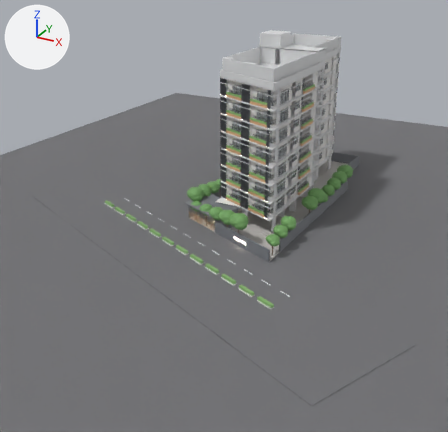
The Blender file outputs/vibgyor.blend: old version first, new version second.
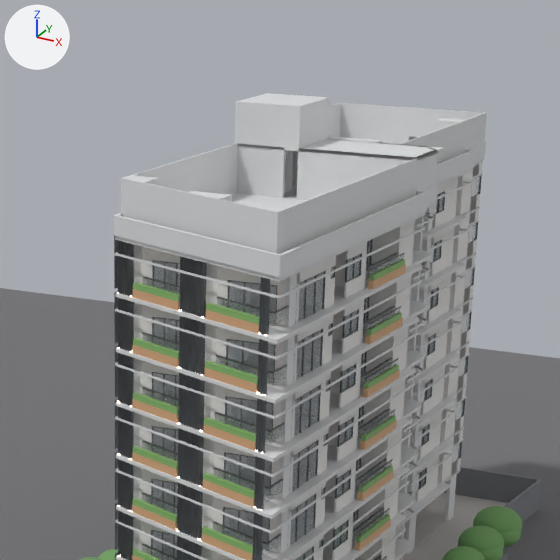
The first picture shows the older version from a 50 mm camera at (51.9, -85.9, 44.9) aimed at (5.2, -0.9, 2.4). The close-ups show the older and then the newer version on the part from 41% to 82% of the width and 0% to 42% of the height of that picture. Only the edits that show in the close-ups are written down. Lighting does not change. The marker at upper left points along +X, +Y and +Z.

In view in the first close-up: 'Floor_3_Slab_Band', 'Floor_4_Slab_Band', 'Floor_5_Slab_Band', 'Floor_5_Walls', 'Floor_6_Slab_Band', 'Floor_6_Walls', 'Floor_7_Slab_Band', 'Floor_7_Walls', 'Floor_8_Overhead_Water_Tank', 'Floor_8_Stair_Cabin_Walls', 'Floor_8_Terrace_Parapet', 'Site_Terrain_Base' and 66 more.
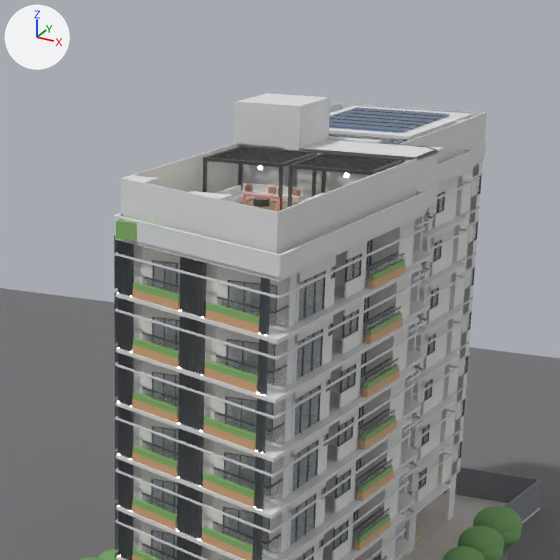
The change, as a list of edits to the scene's bpy script:
```text
Add mat_mat_oak_floor:
    mat_mat_oak_floor = bpy.data.materials.new('Mat_Oak_Floor')
    # nodes: BsdfPrincipled, Bump, OutputMaterial, TexCoord, TexNoise
    # colours: beige #c5a681
Add mat_mat_bed_linen_white:
    mat_mat_bed_linen_white = bpy.data.materials.new('Mat_Bed_Linen_White')
    # nodes: BsdfPrincipled, Bump, OutputMaterial, TexCoord, TexNoise
    # colours: white #f6f3f0
Add ob_terrace_gym_glass_walls:
    ob_terrace_gym_glass_walls = bpy.data.objects.new('Terrace_Gym_Glass_Walls', me_terrace_gym_glass_walls)  # a box spanning x 2.0..2.04, y 26.2..36.8, z 25.14..27.61; a box spanning x 9.56..9.6, y 26.2..36.8, z 25.14..27.61; a box spanning x 2.0..9.6, y 36.76..36.8, z 25.14..27.61; a box spanning x 2.0..9.6, y 26.2..26.24, z 25.14..27.61; in mat_mat_window_glass (pale blue #e1f0f8)
    ob_terrace_gym_glass_walls.location = (0.0, 0.0, 0.0)
Add ob_terrace_solar_panels:
    ob_terrace_solar_panels = bpy.data.objects.new('Terrace_Solar_Panels', me_terrace_solar_panels)  # a box spanning x 2.6..9.0, y 27.0..28.15, z 27.84..27.93; a box spanning x 2.6..9.0, y 28.45..29.6, z 27.84..27.93; a box spanning x 2.6..9.0, y 29.9..31.05, z 27.84..27.93; a box spanning x 2.6..9.0, y 31.35..32.5, z 27.84..27.93; a box spanning x 2.6..9.0, y 32.8..33.95, z 27.84..27.93; a box spanning x 2.6..9.0, y 34.25..35.4, z 27.84..27.93; in mat_mat_car_blue (blue #698bb8)
    ob_terrace_solar_panels.location = (0.0, 0.0, 0.0)
Add ob_terrace_gym_roof:
    ob_terrace_gym_roof = bpy.data.objects.new('Terrace_Gym_Roof', me_terrace_gym_roof)  # a box spanning x 1.65..9.95, y 25.85..37.15, z 27.61..27.79
    ob_terrace_gym_roof.location = (0.0, 0.0, 0.0)
Add ob_terrace_wood_decks:
    ob_terrace_wood_decks = bpy.data.objects.new('Terrace_Wood_Decks', me_terrace_wood_decks)  # 16 vertices, 24 faces; spans x 0.2..12.6, y 13.5..37.6, z 24.8
    ob_terrace_wood_decks.location = (0.0, 0.0, 0.0)
Add ob_terrace_play_equipment_red:
    ob_terrace_play_equipment_red = bpy.data.objects.new('Terrace_Play_Equipment_Red', me_terrace_play_equipment_red)  # a box spanning x 7.65..7.75, y 7.6..7.7, z 24.85..26.94; a box spanning x 9.65..9.75, y 7.6..7.7, z 24.85..26.94; a box spanning x 7.65..9.75, y 7.6..7.7, z 26.87..26.97; a box spanning x 8.55..9.95, y 6.3..7.0, z 24.85..25.84; in mat_mat_play_red (pink #ed9086)
    ob_terrace_play_equipment_red.location = (0.0, 0.0, 0.0)
Add ob_terrace_perimeter_hedge:
    ob_terrace_perimeter_hedge = bpy.data.objects.new('Terrace_Perimeter_Hedge', me_terrace_perimeter_hedge)  # a box spanning x 2.2..12.7, y 3.4..4.15, z 24.79..25.74; a box spanning x 2.1..2.75, y 3.8..13.2, z 24.79..25.74; a box spanning x 12.15..12.8, y 3.8..13.2, z 24.79..25.74; in mat_mat_foliage_bright (green #86b56c)
    ob_terrace_perimeter_hedge.location = (0.0, 0.0, 0.0)
Add ob_terrace_pergola_tables:
    ob_terrace_pergola_tables = bpy.data.objects.new('Terrace_Pergola_Tables', me_terrace_pergola_tables)  # 100 vertices, 192 faces; spans x 4.4..10.7, y 15.42..16.38, z 24.83..25.21; in mat_mat_dark_glass_table (dark grey #595d61)
    ob_terrace_pergola_tables.location = (0.0, 0.0, 0.0)
Add ob_terrace_pergola_cushions:
    ob_terrace_pergola_cushions = bpy.data.objects.new('Terrace_Pergola_Cushions', me_terrace_pergola_cushions)  # a box spanning x 2.95..3.35, y 17.68..17.88, z 25.21..25.53; a box spanning x 4.48..4.88, y 17.68..17.88, z 25.21..25.53; a box spanning x 6.0..6.4, y 17.68..17.88, z 25.21..25.53; a box spanning x 8.3..8.7, y 17.68..17.88, z 25.21..25.53; a box spanning x 9.82..10.23, y 17.68..17.88, z 25.21..25.53; a box spanning x 11.35..11.75, y 17.68..17.88, z 25.21..25.53; in mat_mat_cushion_terracotta (brown #c5957c)
    ob_terrace_pergola_cushions.location = (0.0, 0.0, 0.0)
Add ob_terrace_pergola_sofas:
    ob_terrace_pergola_sofas = bpy.data.objects.new('Terrace_Pergola_Sofas', me_terrace_pergola_sofas)  # a box spanning x 2.75..6.6, y 17.25..18.05, z 24.87..25.21; a box spanning x 2.75..6.6, y 17.88..18.05, z 25.21..25.61; a box spanning x 2.75..3.55, y 14.15..17.25, z 24.87..25.21; a box spanning x 2.75..2.92, y 14.15..17.25, z 25.21..25.61; a box spanning x 8.1..11.95, y 17.25..18.05, z 24.87..25.21; a box spanning x 8.1..11.95, y 17.88..18.05, z 25.21..25.61; a box spanning x 8.1..8.9, y 14.15..17.25, z 24.87..25.21; a box spanning x 8.1..8.27, y 14.15..17.25, z 25.21..25.61
    ob_terrace_pergola_sofas.location = (0.0, 0.0, 0.0)
Add ob_terrace_pergola_structure:
    ob_terrace_pergola_structure = bpy.data.objects.new('Terrace_Pergola_Structure', me_terrace_pergola_structure)  # 400 vertices, 600 faces; spans x 2.2..12.5, y 13.6..18.5, z 24.79..27.64; in mat_mat_charcoal_metal (dark grey #65696c)
    ob_terrace_pergola_structure.location = (0.0, 0.0, 0.0)
```

Where the change shows, as pixel boxes [x1, y1, x2, y2] in the close-ups (560 x 560 px):
'Terrace_Pergola_Structure', added: after [203, 146, 405, 210]
'Terrace_Solar_Panels', added (blue): after [329, 108, 449, 132]
'Terrace_Gym_Roof', added: after [329, 106, 473, 140]
'Terrace_Pergola_Sofas', added: after [217, 183, 329, 203]
'Terrace_Perimeter_Hedge', added (green): after [116, 217, 167, 241]
'Terrace_Gym_Glass_Walls', added: after [329, 125, 450, 144]
'Terrace_Wood_Decks', added (mostly hidden): after [240, 199, 298, 211]
'Terrace_Pergola_Tables', added: after [253, 197, 270, 207]
'Terrace_Pergola_Cushions', added: after [245, 185, 300, 196]
'Terrace_Play_Equipment_Red', added: after [243, 194, 280, 212]
